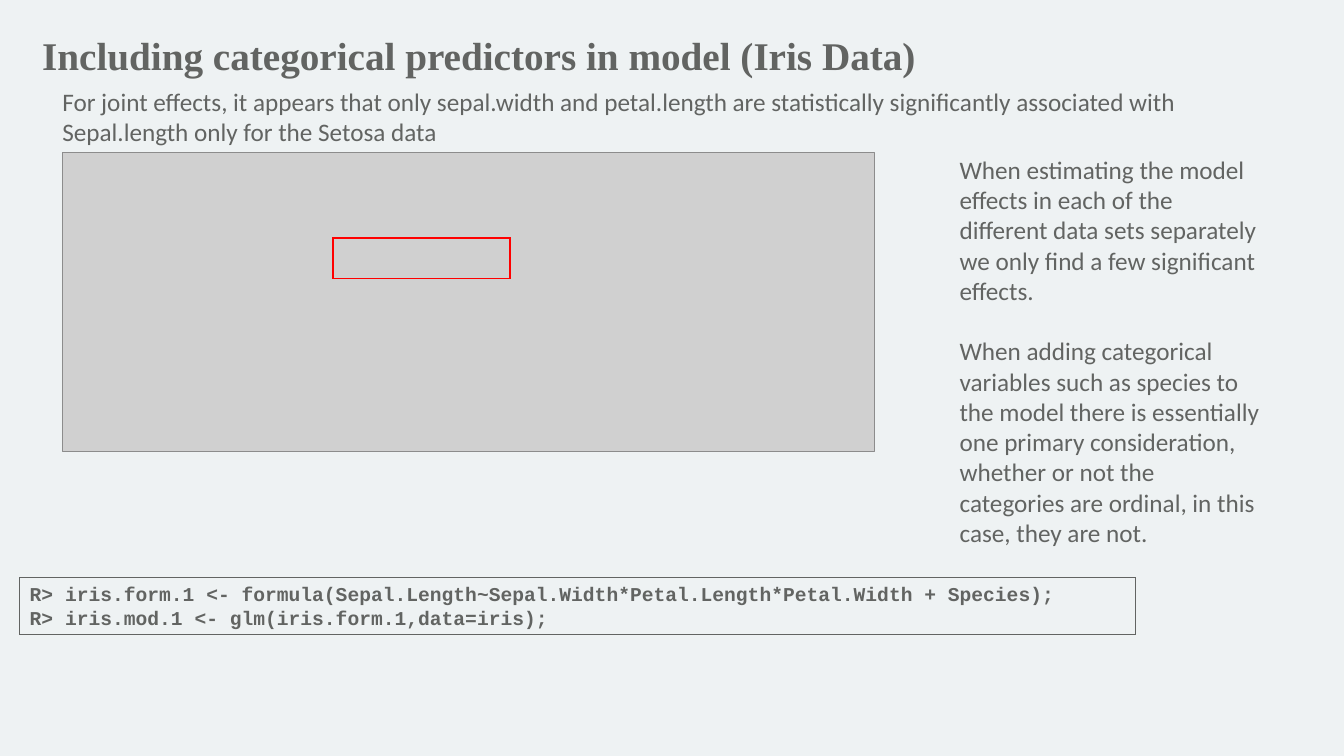
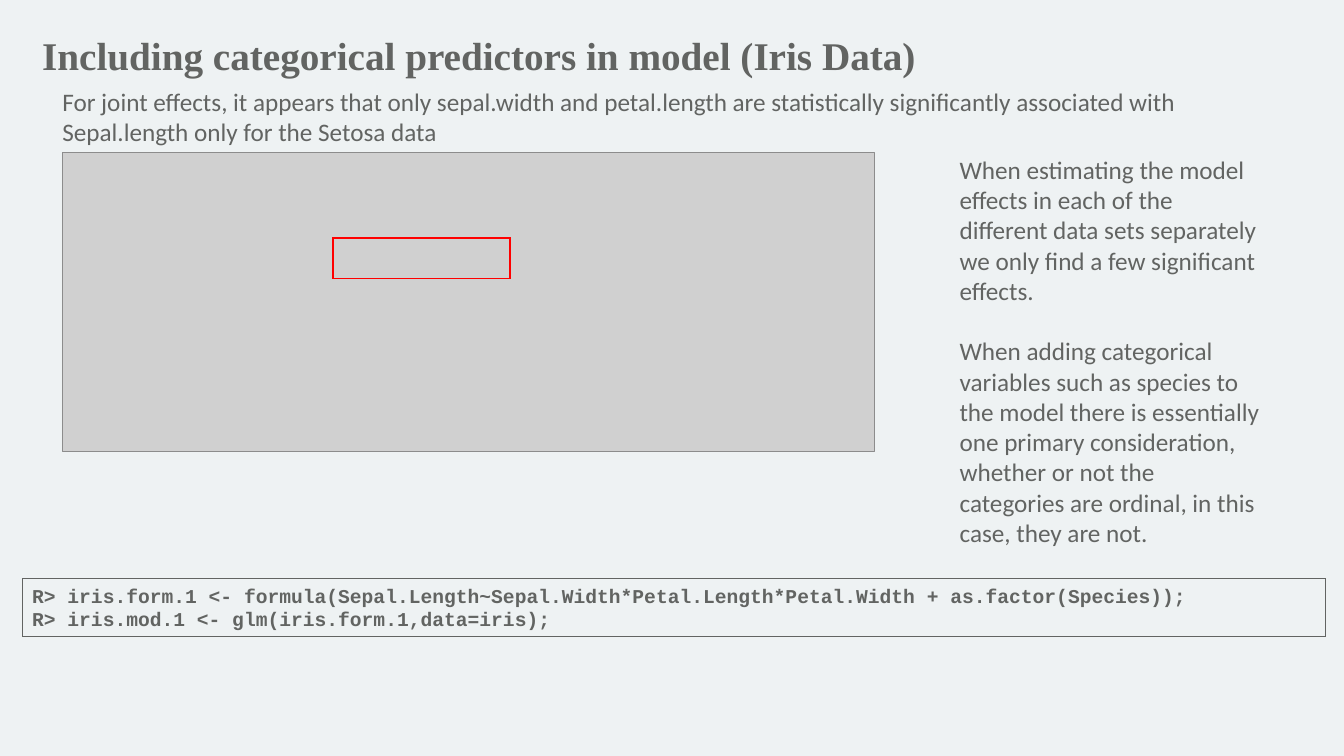
Before and after one commit to mathornton01/2022_UTSW_Lyda_Hill_Department_Beginning_R_Nanocourse, a slide deck: slide 22 of Slides/IntroductionToRForBeginners_DayII_MT.pptx. Drawn at 1344x756 pixels with LibreOffice and Linux fonts; fonts in the diff are those of the drawing; grey boxes stand for pictures; background and template pictures are left out. Boxes give left, top, right and bottom in pixels: in the first picture for what was removed or moved away, otherwise in the second. Text is boxed around its words. In the diff, an @@ line names an element or a change of style, - is before the commit and + after.

```diff
--- a/Slides/IntroductionToRForBeginners_DayII_MT.pptx
+++ b/Slides/IntroductionToRForBeginners_DayII_MT.pptx
@@ rectangle "R> iris.form.1 <- formula(Sepal.Length~Sepal.Width*Petal.Len ...": place and size @@
-rectangle "R> iris.form.1 <- formula(Sepal.Length~Sepal.Width*Petal.Len ..." at (20,578,1136,635)
+rectangle "R> iris.form.1 <- formula(Sepal.Length~Sepal.Width*Petal.Len ..." at (22,579,1326,636)
@@ text in rectangle at (32,589,1185,607): text changed @@
-R> iris.form.1 <- formula(Sepal.Length~Sepal.Width*Petal.Length*Petal.Width + Species);
+R> iris.form.1 <- formula(Sepal.Length~Sepal.Width*Petal.Length*Petal.Width + as.factor(Species));
```
Also in this commit, not shown: 3 other slides changed, 2 other files.
